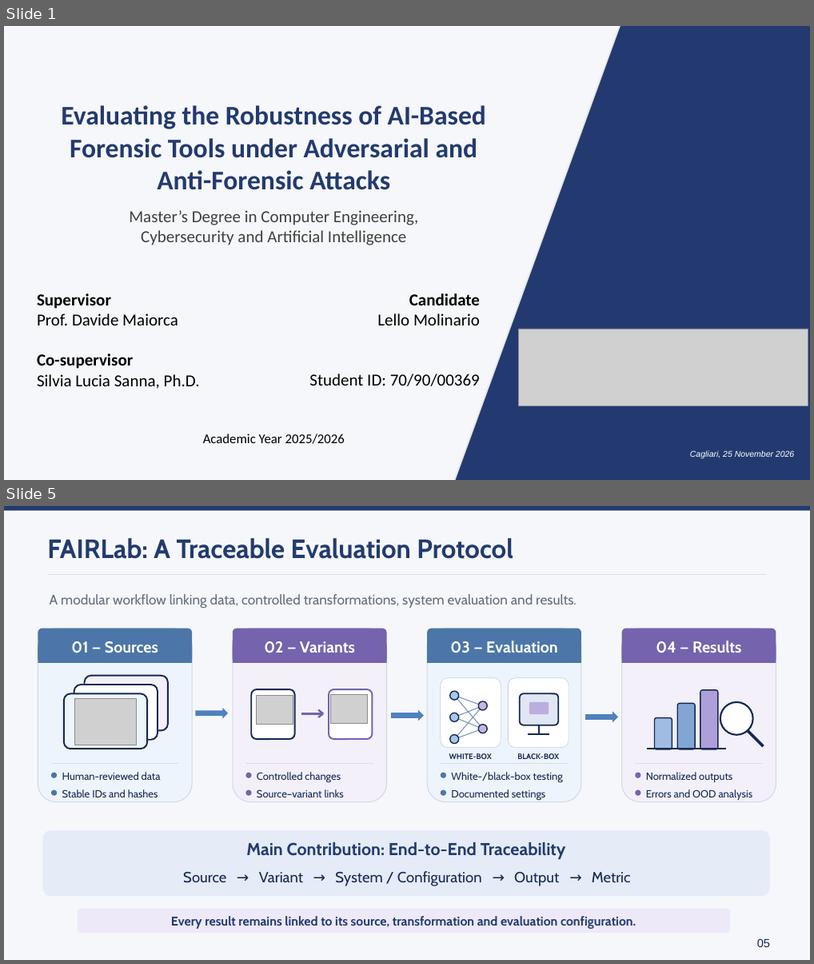
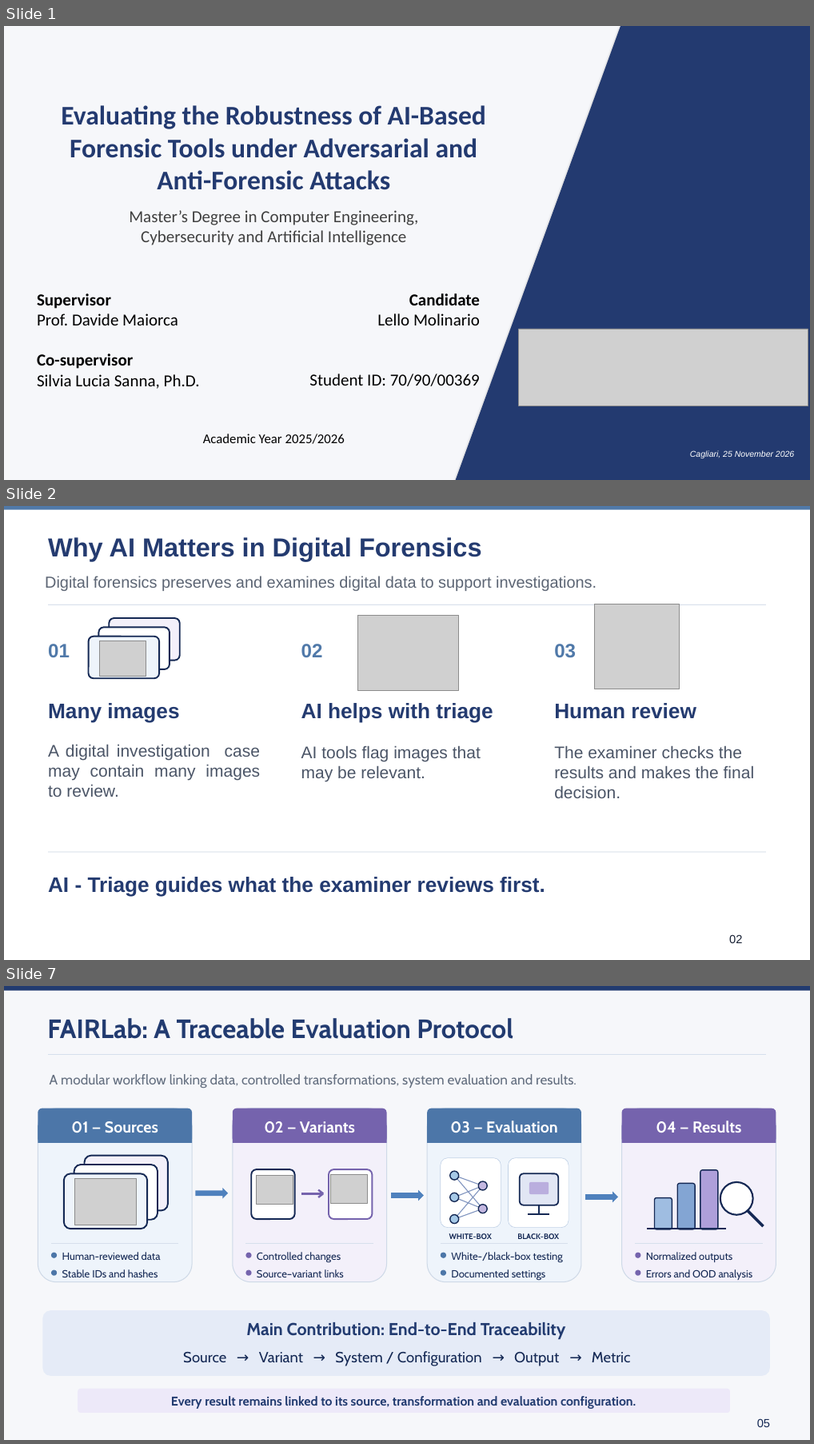
Before and after one commit to lmolinario/Molinario_Thesis_Defense_2026, a slide deck: Molinario_Thesis_Defense_2026.pptx. Shown one above the other, each under a label of ours: slides 1 and 5 before the commit, slides 1, 2 and 7 after it; the slides between them are not shown. The pictures are 814x964 and 814x1444 pixels, drawn with LibreOffice and Linux fonts; fonts in the diff are those of the drawing; grey boxes stand for pictures. Boxes give left, top, right and bottom in pixels: in the first picture for what was removed or moved away, otherwise in the second. Text is boxed around its words. In the diff, an @@ line names an element or a change of style, - is before the commit and + after.

```diff
--- a/Molinario_Thesis_Defense_2026.pptx
+++ b/Molinario_Thesis_Defense_2026.pptx
@@ slide 2 added at (4, 506, 810, 960), background #FFFFFF @@
@@ rectangle added at (4, 506, 810, 510), fill #5079A9 @@
@@ text added at (48, 537, 482, 561), 31 pt, text #243B70, bold @@
+Why AI Matters in Digital Forensics
@@ text added at (45, 576, 597, 591), 19 pt, text #5C6574 @@
+Digital forensics preserves and examines digital data to support investigations.
@@ rectangle added at (48, 604, 767, 604), fill #C7D2E2 @@
@@ rounded rectangle added at (110, 618, 180, 660), fill #F3F0FA, outline #142854 1.8 pt @@
@@ picture added at (358, 615, 459, 691) @@
@@ picture added at (594, 604, 680, 689) @@
@@ text added at (48, 644, 70, 657), 23 pt, text #5079A9, bold @@
+01
@@ rounded rectangle added at (89, 636, 159, 679), fill #EEF4FB, outline #142854 1.8 pt @@
@@ rounded rectangle added at (99, 627, 170, 669), fill #FFFFFF, outline #142854 1.8 pt @@
@@ picture added at (99, 641, 146, 676) @@
@@ text added at (302, 644, 323, 657), 23 pt, text #5079A9, bold @@
+02
@@ text added at (554, 644, 576, 658), 23 pt, text #5079A9, bold @@
+03
@@ text added at (48, 703, 179, 722), 25 pt, text #243B70, bold @@
+Many images
@@ text added at (302, 703, 493, 722), 25 pt, text #243B70, bold @@
+AI helps with triage
@@ text added at (554, 703, 697, 719), 25 pt, text #243B70, bold @@
+Human review
@@ text added at (48, 744, 260, 796), 20 pt, text #4B5567 @@
+A digital investigation case may contain many images to review.
@@ text added at (302, 745, 481, 782), 20 pt, text #4B5567 @@
+AI tools flag images that may be relevant.
@@ text added at (554, 745, 755, 798), 20 pt, text #4B5567 @@
+The examiner checks the results and makes the final decision.
@@ rectangle added at (48, 852, 767, 852), fill #C7D2E2 @@
@@ text added at (48, 876, 546, 896), 25 pt, text #243B70, bold @@
+AI - Triage guides what the examiner reviews first.
@@ text added at (730, 934, 742, 943), 14 pt, text #172033 @@
+02
@@ what was slide 5 is now slide 7 @@
```
Also in this commit, not shown: 4 slides changed, 1 other slide added.
